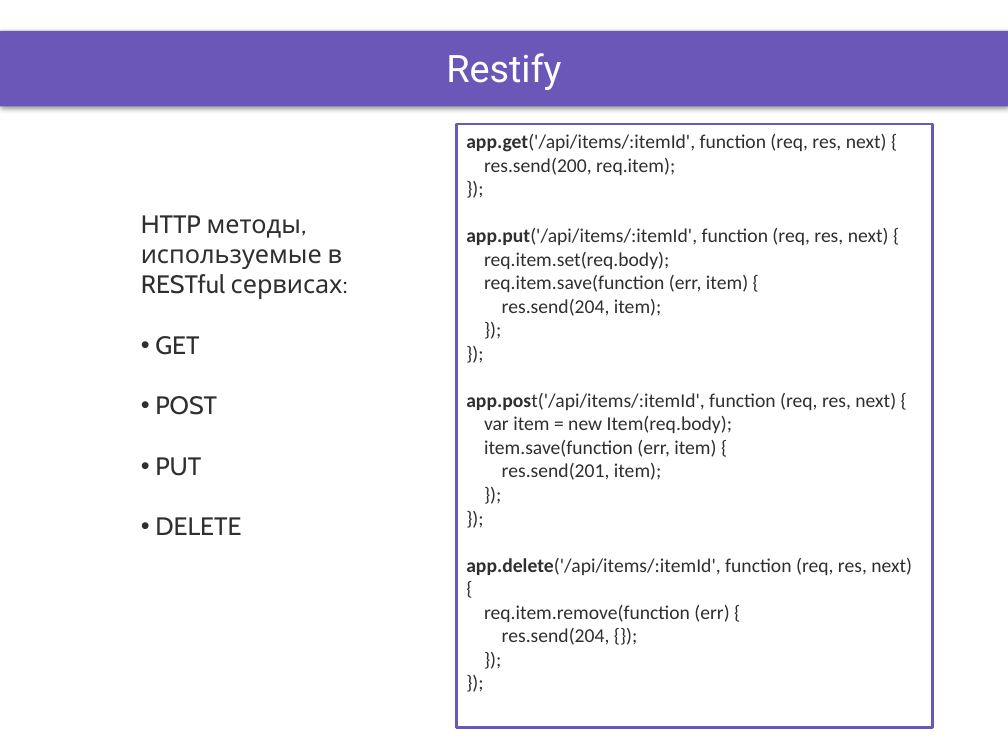
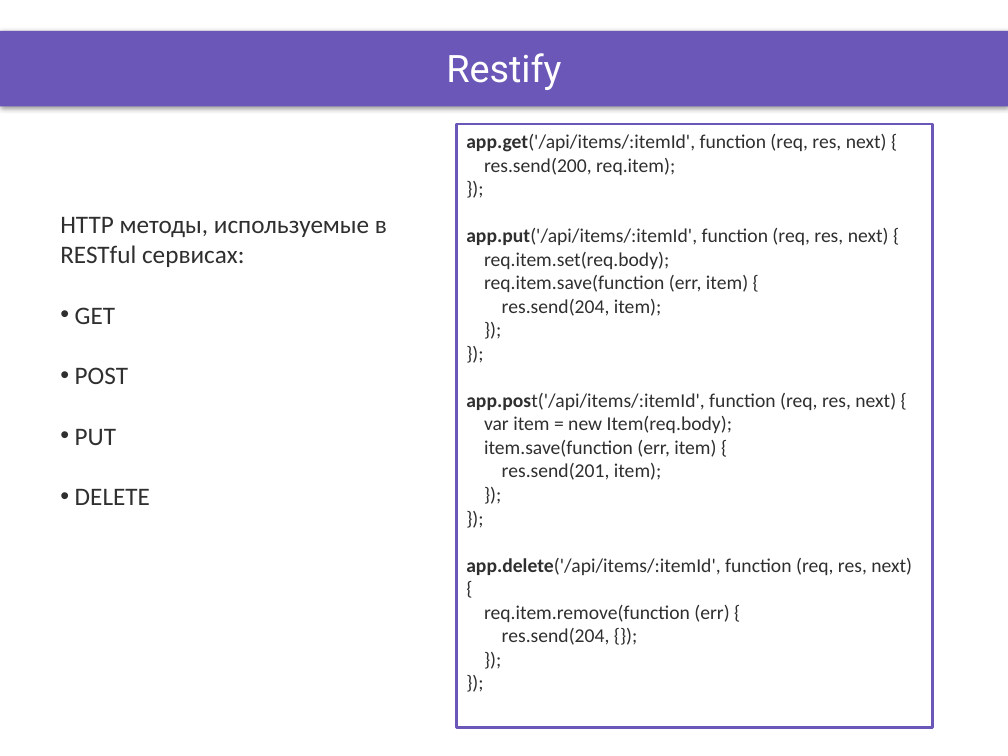
Before and after one commit to DinamickaDevelopment/ignite, a slide deck: slide 6 of NodeJS/lesson_33/Presentation/REST.pptx. Drawn at 1008x756 pixels with LibreOffice and Linux fonts; fonts in the diff are those of the drawing; background and template pictures are left out. Boxes give left, top, right and bottom in pixels: in the first picture for what was removed or moved away, otherwise in the second. Text is boxed around its words. In the diff, an @@ line names an element or a change of style, - is before the commit and + after.

```diff
--- a/NodeJS/lesson_33/Presentation/REST.pptx
+++ b/NodeJS/lesson_33/Presentation/REST.pptx
@@ text "HTTP методы, используемые в RESTful ...": place and size @@
-text "HTTP методы, используемые в RESTful ..." at bbox=[141, 215, 348, 535]
+text "HTTP методы, используемые в RESTful ..." at bbox=[60, 217, 387, 505]
@@ text "HTTP методы, используемые в RESTful ..." at bbox=[60, 217, 387, 505]: font Cabin to Calibri @@
```
Also in this commit, not shown: 2 other slides changed, 47 other files.
